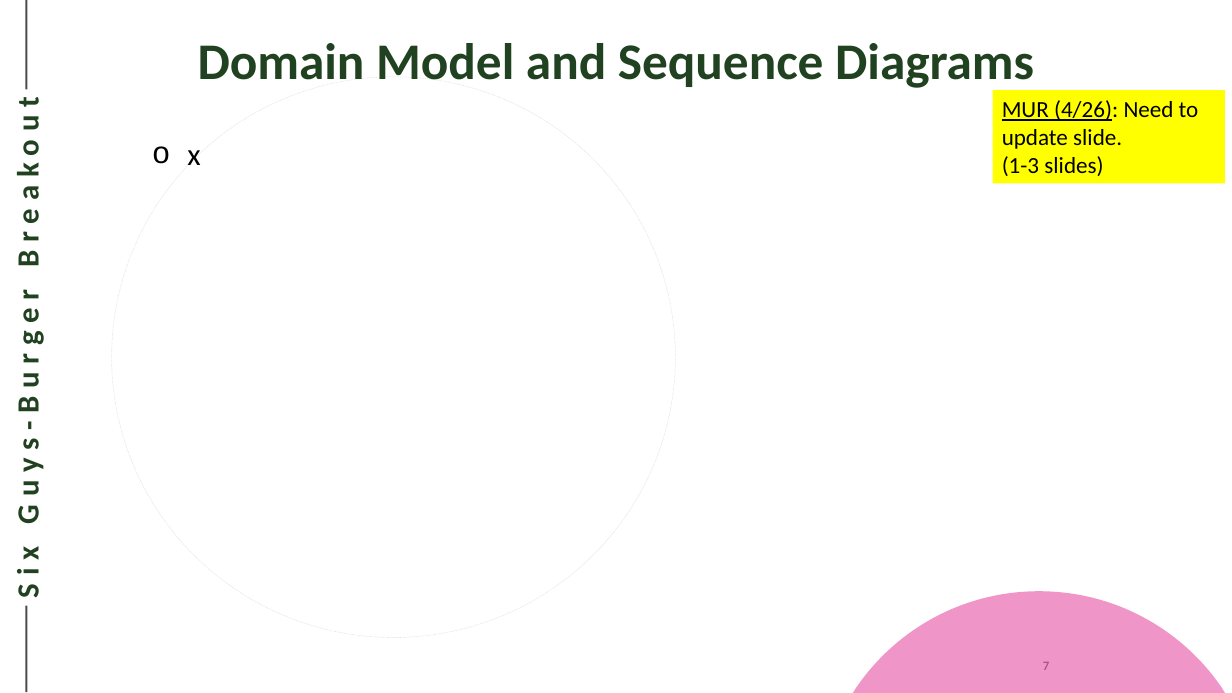
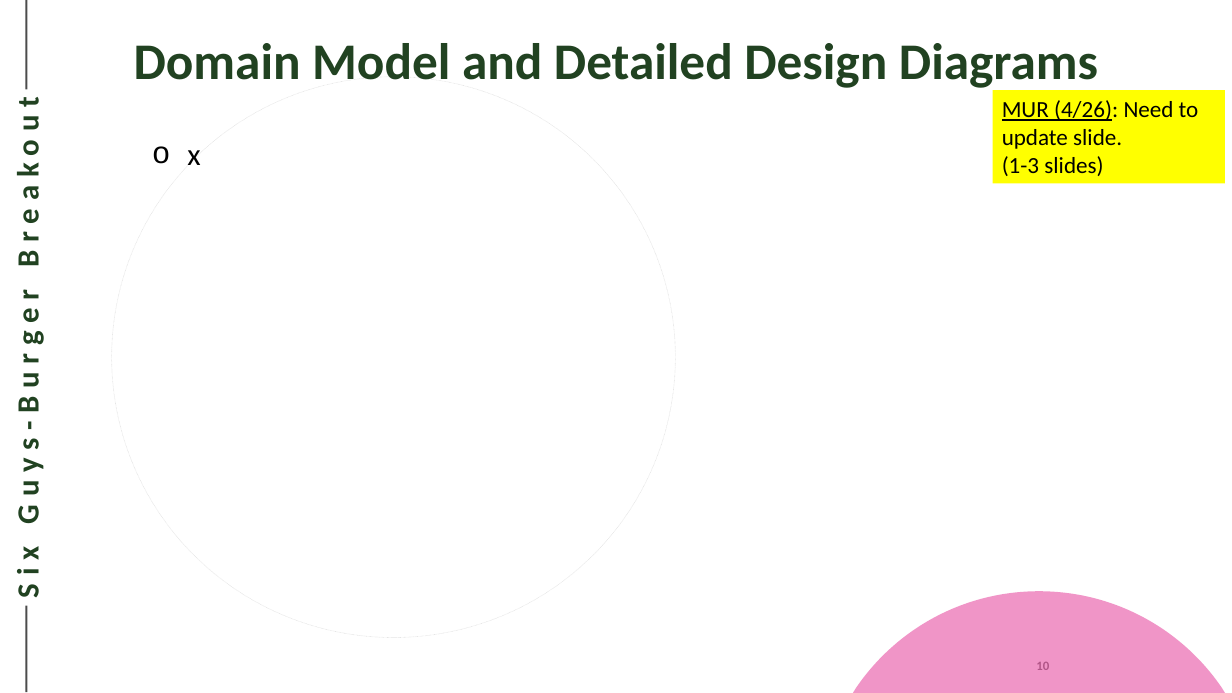
Before and after one commit to Eezby/Project-Burger, a slide deck: slide 10 of Documents/Submitted Work/Deliverable - 0/SixGuys (Group 5) Final Presentation.pptx (slide 7 before the commit). Drawn at 1232x693 pixels with LibreOffice and Linux fonts; fonts in the diff are those of the drawing. Boxes give left, top, right and bottom in pixels: in the first picture for what was removed or moved away, otherwise in the second. Text is boxed around its words. In the diff, an @@ line names an element or a change of style, - is before the commit and + after.

Commit message:
Updated Final Presentation

```diff
--- a/Documents/Submitted Work/Deliverable - 0/SixGuys (Group 5) Final Presentation.pptx
+++ b/Documents/Submitted Work/Deliverable - 0/SixGuys (Group 5) Final Presentation.pptx
@@ title at bbox=[134, 43, 1098, 92]: text changed @@
-Domain Model and Sequence Diagrams
+Domain Model and Detailed Design Diagrams
@@ page number at bbox=[1036, 662, 1049, 670]: text changed @@
-7
+10
```
Also in this commit, not shown: 1 other slide changed, 3 slides added.
